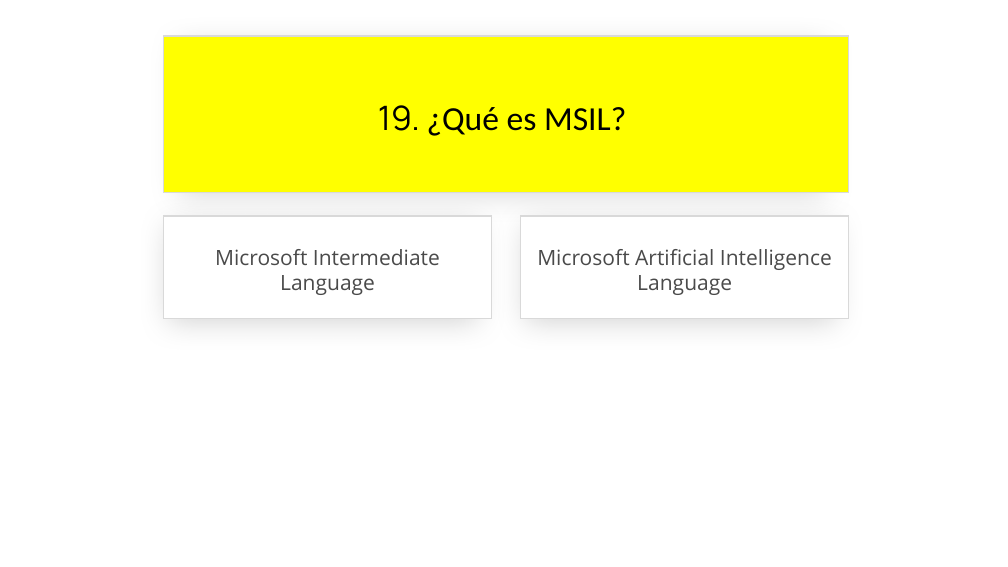
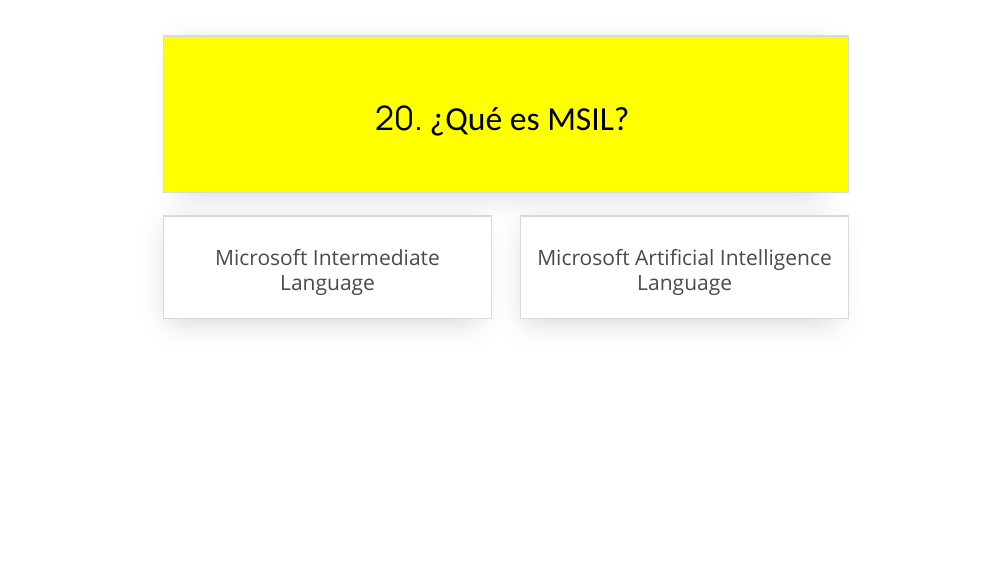
Before and after one commit to jsuarezruiz/SevillaDotNetConf2023, a slide deck: slide 43 of sevilladotnetconf-close.pptx (slide 39 before the commit). Drawn at 1008x567 pixels with LibreOffice and Linux fonts; fonts in the diff are those of the drawing. Boxes give left, top, right and bottom in pixels: in the first picture for what was removed or moved away, otherwise in the second. Text is boxed around its words. In the diff, an @@ line names an element or a change of style, - is before the commit and + after.

```diff
--- a/sevilladotnetconf-close.pptx
+++ b/sevilladotnetconf-close.pptx
@@ text in rectangle at (375, 105, 629, 136): text changed @@
-19. ¿Qué es MSIL?
+20. ¿Qué es MSIL?
```
Also in this commit, not shown: 18 other slides changed, 8 slides added, 1 other file.
